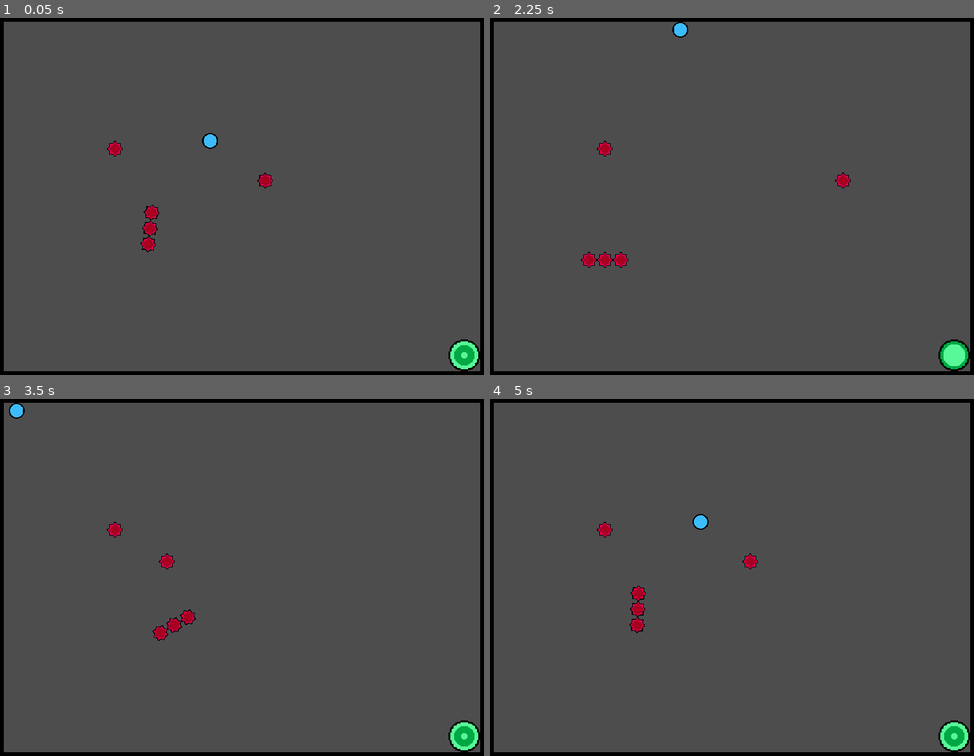
Above: before the commit, frames 1-4 (two rows, left to right).
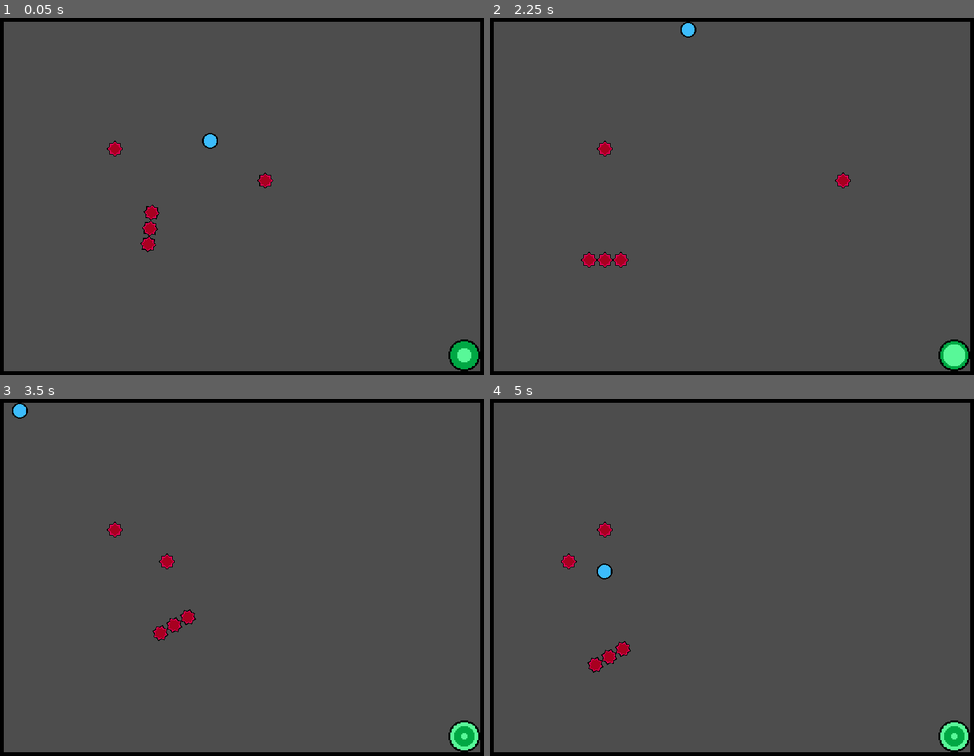
Above: after the commit, the same moments.

Repository: Aelern/godot-ball
Game: Godot game, scene res://stages/test_world.tscn
Two runs of this game, one before a commit and one after it. Both use one fixed random seed, a clock stepped at 60 frames per second and the inputs below.
Inputs:
- Up to frame 1 (0.05 s): no input
- Up to frame 2 (2.25 s): hold W (up) 0.53-2.03 s; hold A (left) from 2.03 s (still down)
- Up to frame 3 (3.5 s): keep holding A (left)
- Up to frame 4 (5 s): release A (left) at 3.53 s; hold S (down) 3.53-4.28 s; hold D (right) from 4.28 s (still down)

The runs differ from the first frame. In frame 1, 0.2% of the frame differs, in the area x 93-99%, y 90-99%; in frame 2, 0.2%; in frame 3, less than 0.1%; in frame 4, 1.0%, in the area x 14-56%, y 32-77%.

Commit message:
Played with player movement statistics for more speedy and slippery. Decoupled acceleration and deceleration

Diff:
--- a/objects/portal.tscn
+++ b/objects/portal.tscn
@@ -50,7 +50,7 @@
 scale = Vector2(2, 2)
 sprite_frames = SubResource("SpriteFrames_k3rrb")
 autoplay = "default"
-frame_progress = 0.197242
+frame_progress = 0.932459
 
 [node name="HitboxComponent" type="Area2D" parent="."]
 collision_layer = 0
--- a/player/player.gd
+++ b/player/player.gd
@@ -1,8 +1,9 @@
 class_name Player
 extends CharacterBody2D
 
-@export var acceleration: float = 50.0	#Rate speed increases
-@export var speed: int = 300	#Max speed in any direction
+@export var acceleration: float = 25.0	#Rate speed increases
+@export var deceleration: float = 10.0	#Rate speed increases
+@export var speed: int = 350	#Max speed in any direction
 
 @onready var hurtbox_component = $HurtboxComponent		#Used to kill the player
 
@@ -11,10 +12,16 @@
 	# Get the input direction and handle the movement/deceleration.
 	var direction = Input.get_vector("left", "right", "up", "down")
 	if direction:
-		velocity.x = move_toward(velocity.x, speed * direction.x, acceleration)
-		velocity.y = move_toward(velocity.y, speed * direction.y, acceleration)
-	else:	#For now these two blocks of code do the same thing. Kept seperate in case I want acceleration and deceleration to be seperate values
-		velocity.x = move_toward(velocity.x, 0, acceleration)
-		velocity.y = move_toward(velocity.y, 0, acceleration)
+		if direction.x:
+			velocity.x = move_toward(velocity.x, speed * direction.x, acceleration)
+		else:
+			velocity.x = move_toward(velocity.x, 0, deceleration)
+		if direction.y:
+			velocity.y = move_toward(velocity.y, speed * direction.y, acceleration)
+		else:
+			velocity.y = move_toward(velocity.y, 0, deceleration)
+	else:	#Technically same function, but with deceleration value
+		velocity.x = move_toward(velocity.x, 0, deceleration)
+		velocity.y = move_toward(velocity.y, 0, deceleration)
 
 	move_and_slide()
